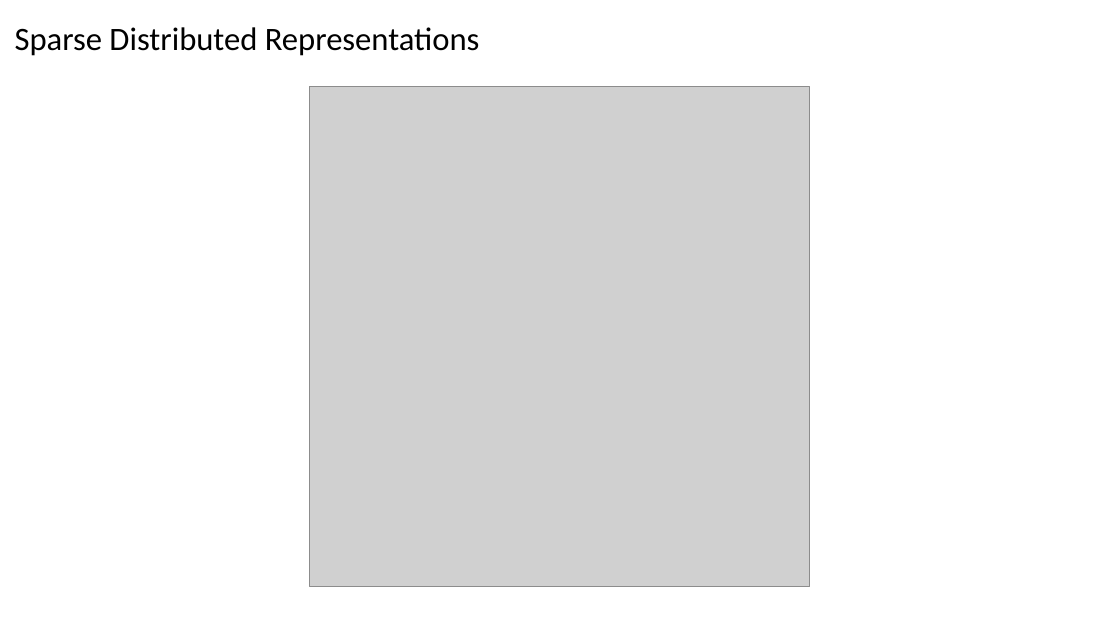
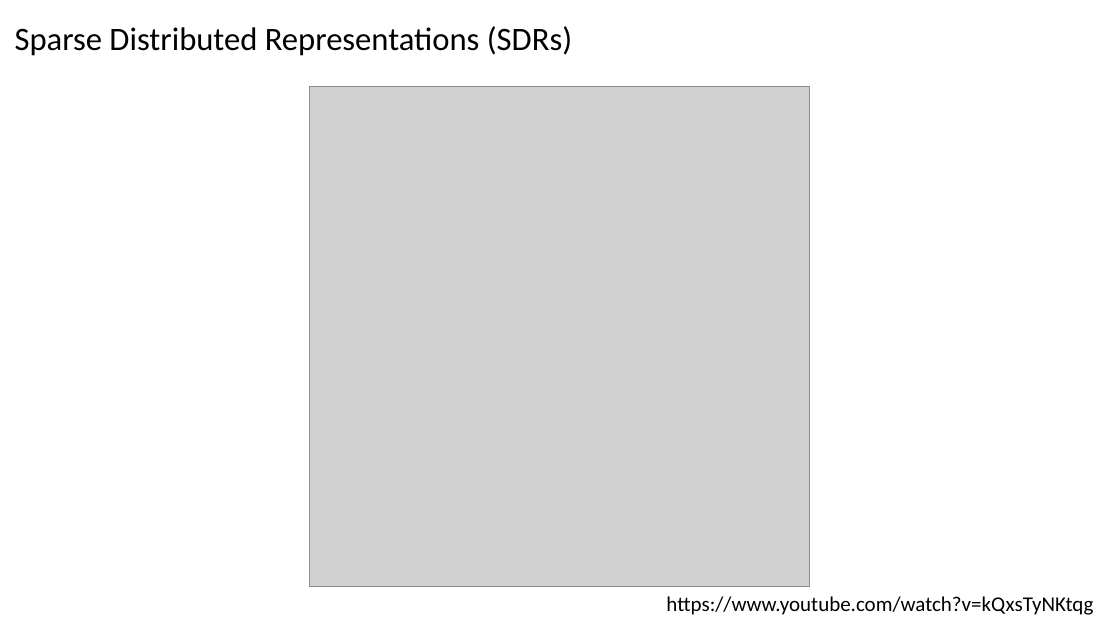
Before and after one commit to danck/hsem, a slide deck: slide 16 of Vortrag/hsem.pptx (slide 15 before the commit). Drawn at 1120x630 pixels with LibreOffice and Linux fonts; fonts in the diff are those of the drawing; grey boxes stand for pictures. Boxes give left, top, right and bottom in pixels: in the first picture for what was removed or moved away, otherwise in the second. Text is boxed around its words. In the diff, an @@ line names an element or a change of style, - is before the commit and + after.

Commit message:
rc1

```diff
--- a/Vortrag/hsem.pptx
+++ b/Vortrag/hsem.pptx
@@ title at <box>15,26,572,56</box>: text changed @@
-Sparse Distributed Representations
+Sparse Distributed Representations (SDRs)
@@ text added at <box>666,596,1093,615</box>, 18 pt, text #000000 @@
+https://www.youtube.com/watch?v=kQxsTyNKtqg
```
Also in this commit, not shown: 6 other slides changed, 18 slides added, 5 slides removed.
